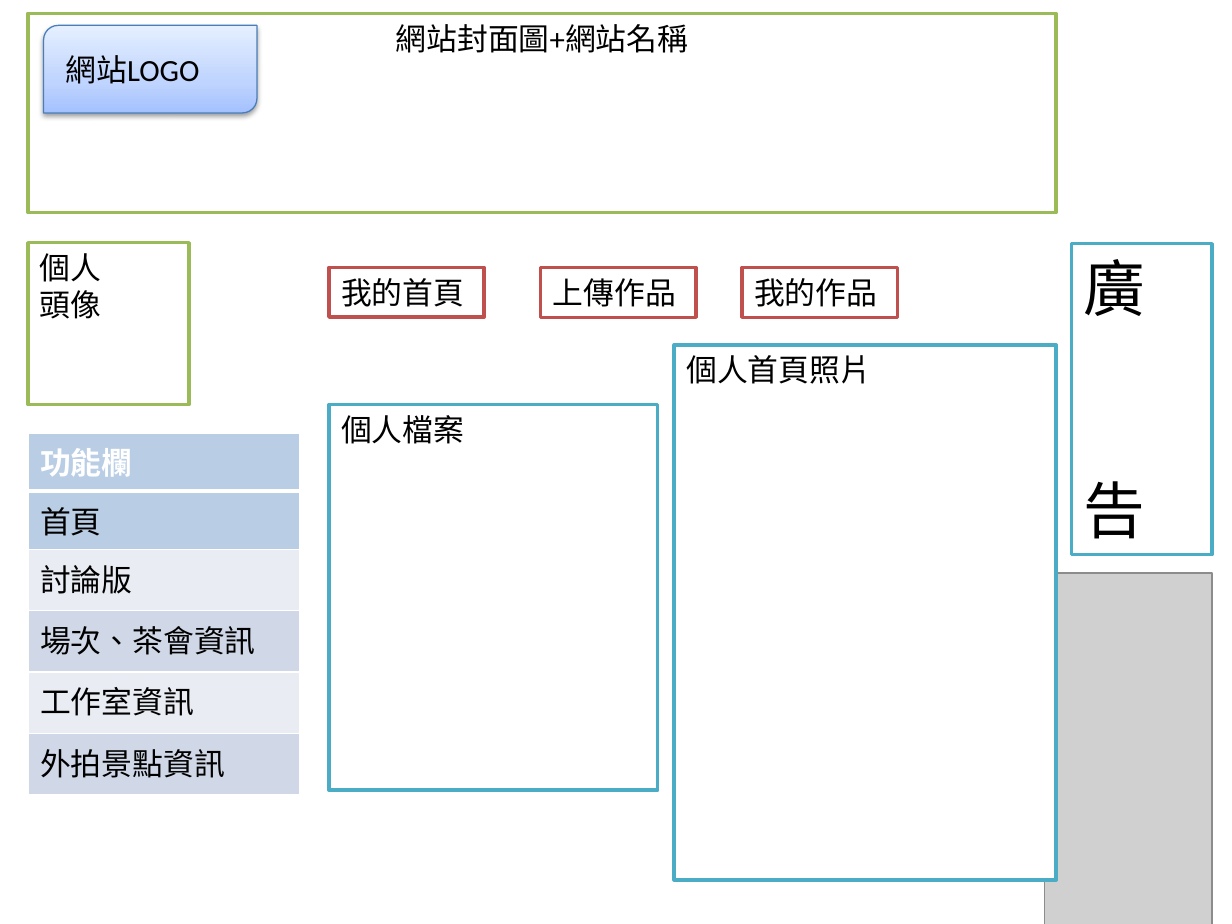
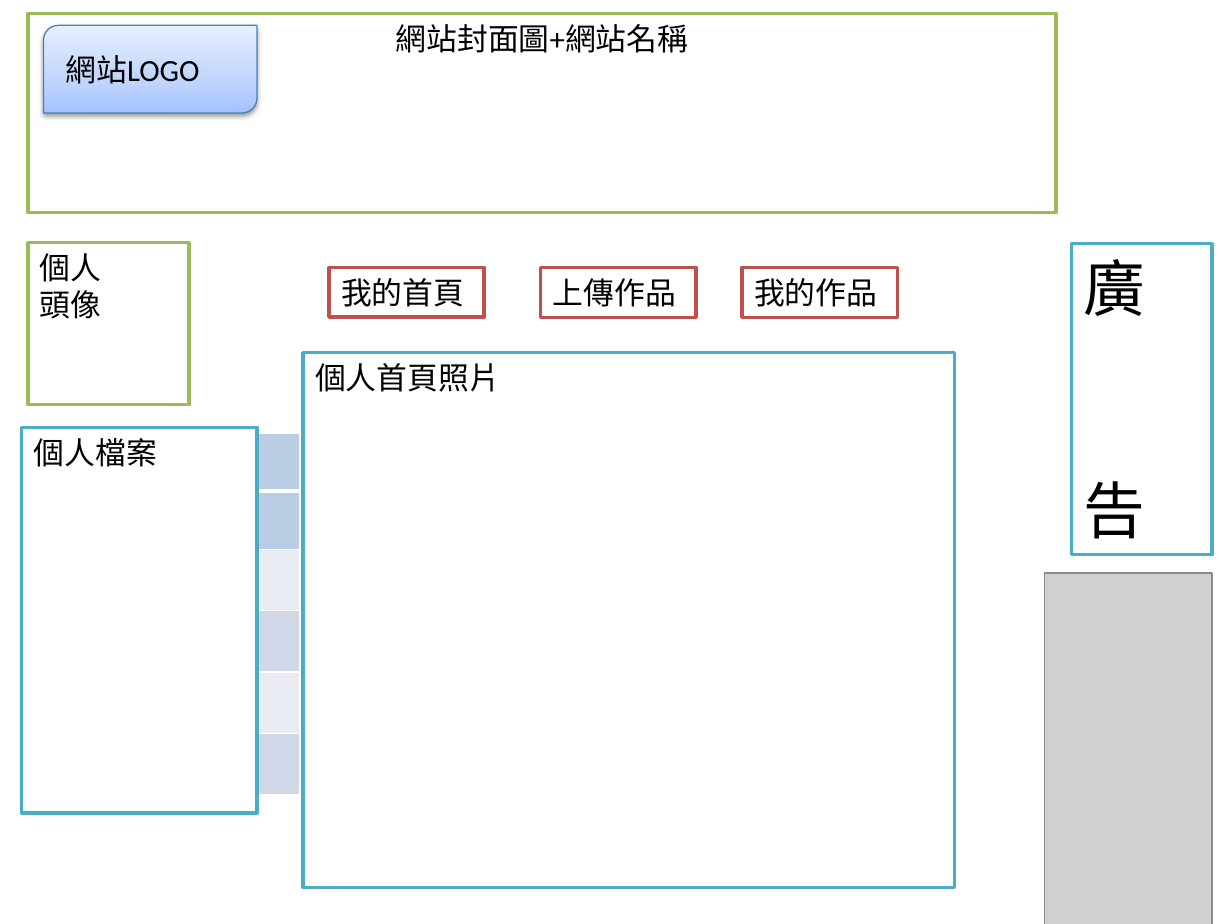
Before and after one commit to abc5377848/Coser, a slide deck: slide 4 of Coser面板配置.pptx. Drawn at 1232x924 pixels with LibreOffice and Linux fonts; fonts in the diff are those of the drawing; grey boxes stand for pictures. Boxes give left, top, right and bottom in pixels: in the first picture for what was removed or moved away, otherwise in the second. Text is boxed around its words. In the diff, an @@ line names an element or a change of style, - is before the commit and + after.

```diff
--- a/Coser面板配置.pptx
+++ b/Coser面板配置.pptx
@@ rectangle "個人首頁照片": place and size @@
-rectangle "個人首頁照片" at (674, 345, 1056, 880)
+rectangle "個人首頁照片" at (303, 352, 955, 887)
@@ rectangle "個人檔案": place and size @@
-rectangle "個人檔案" at (329, 404, 658, 790)
+rectangle "個人檔案" at (22, 428, 257, 813)
```
Also in this commit, not shown: 6 other files.
